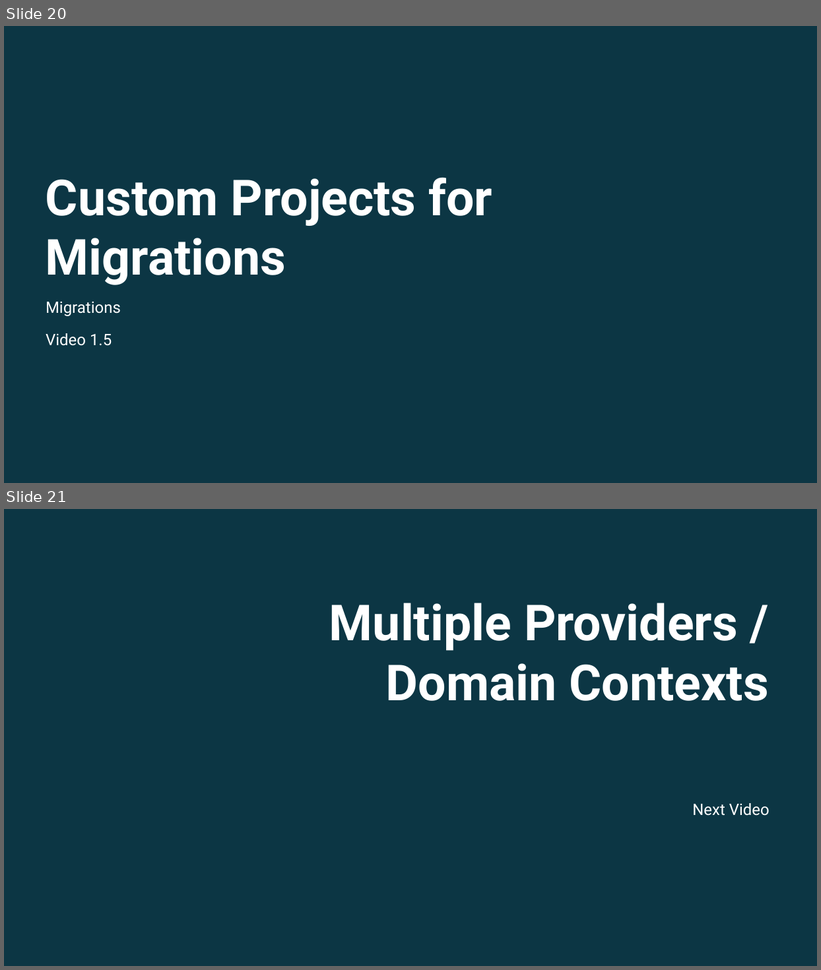
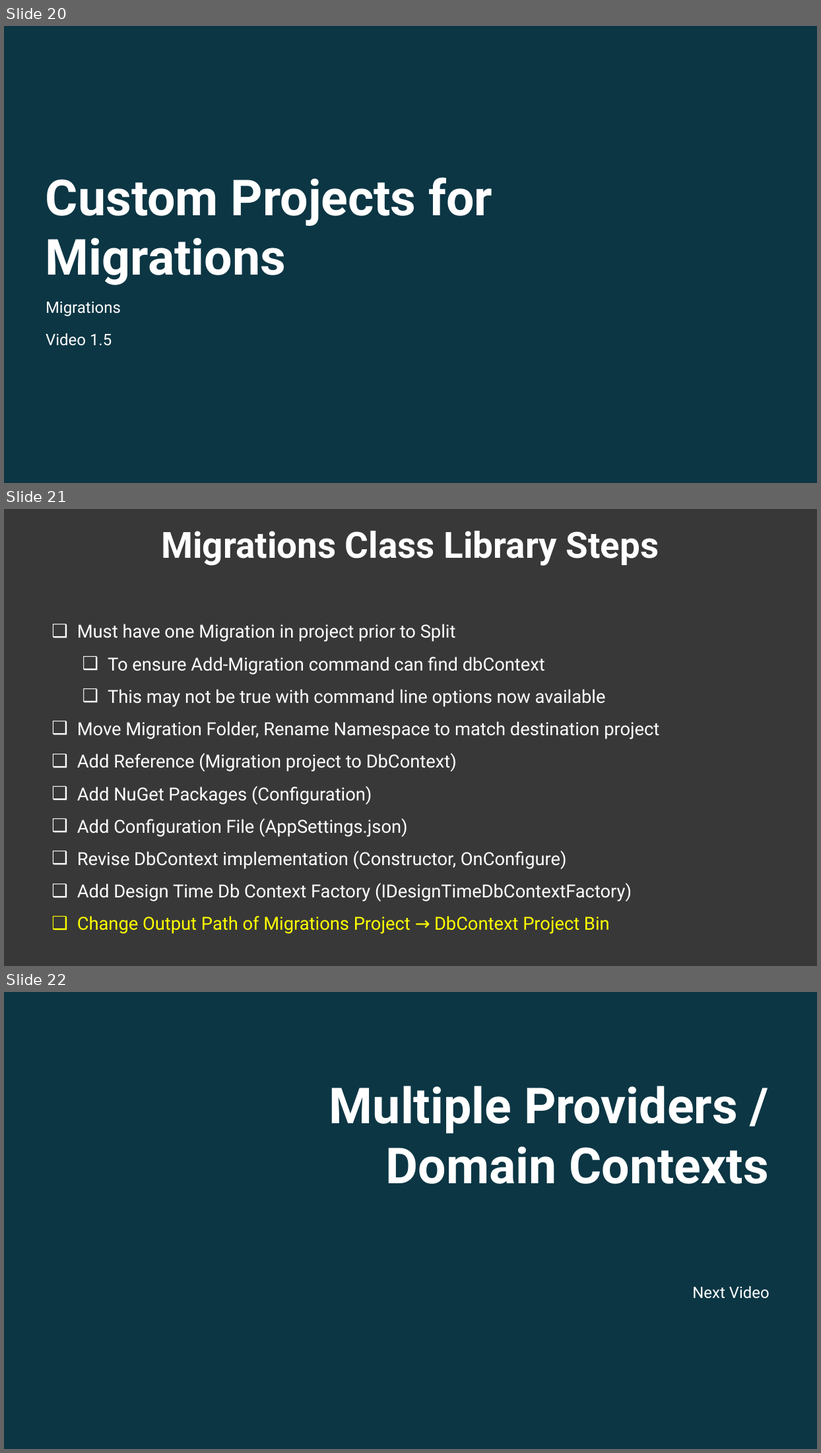
Before and after one commit to twalkerb/Entity-foundation-.NET-6, a slide deck: Sections/Section 1/Entity Fundamentals Using .NET 6_Section 1.pptx. Shown one above the other, each under a label of ours: slides 20 and 21 before the commit, slides 20, 21 and 22 after it. The pictures are 821x970 and 821x1453 pixels, drawn with LibreOffice and Linux fonts; fonts in the diff are those of the drawing; background and template pictures are left out; a plain dark background stands for a picture behind light text. Boxes give left, top, right and bottom in pixels: in the first picture for what was removed or moved away, otherwise in the second. Text is boxed around its words. In the diff, an @@ line names an element or a change of style, - is before the commit and + after.

Commit message:
After Creating Migration Project

```diff
--- a/Sections/Section 1/Entity Fundamentals Using .NET 6_Section 1.pptx
+++ b/Sections/Section 1/Entity Fundamentals Using .NET 6_Section 1.pptx
@@ slide 21 added at bbox=[4, 509, 817, 966], background picture (left out) @@
@@ rectangle added at bbox=[4, 509, 817, 966], fill #3C3C3C at 80% opacity @@
@@ text added at bbox=[161, 531, 659, 566], 32 pt, text #FFFFFF, bold @@
+Migrations Class Library Steps
@@ text added at bbox=[77, 624, 659, 934], 16 pt, text #FFFFFF @@
+❑ Must have one Migration in project prior to Split
+  ❑ To ensure Add-Migration command can find dbContext
+  ❑ This may not be true with command line options now available
+❑ Move Migration Folder, Rename Namespace to match destination project
+❑ Add Reference (Migration project to DbContext)
+❑ Add NuGet Packages (Configuration)
+❑ Add Configuration File (AppSettings.json)
+❑ Revise DbContext implementation (Constructor, OnConfigure)
+❑ Add Design Time Db Context Factory (IDesignTimeDbContextFactory)
+❑ Change Output Path of Migrations Project → DbContext Project Bin
@@ what was slide 21 is now slide 22 @@
```
Also in this commit, not shown: 2 other files.
